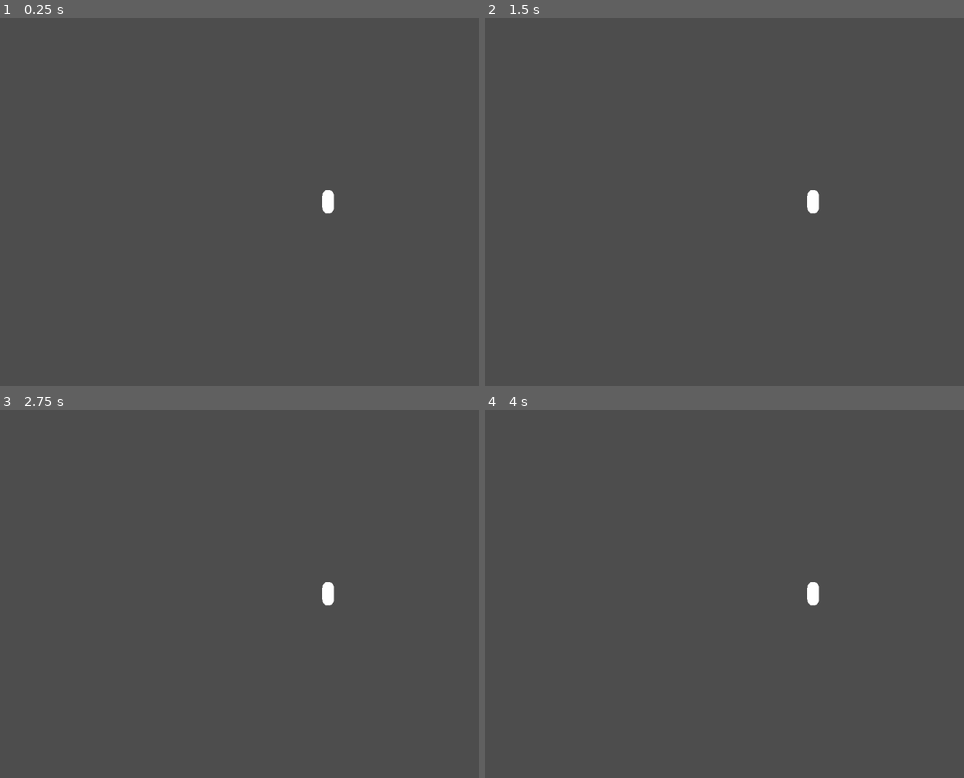
Above: before the commit, frames 1-4 (two rows, left to right).
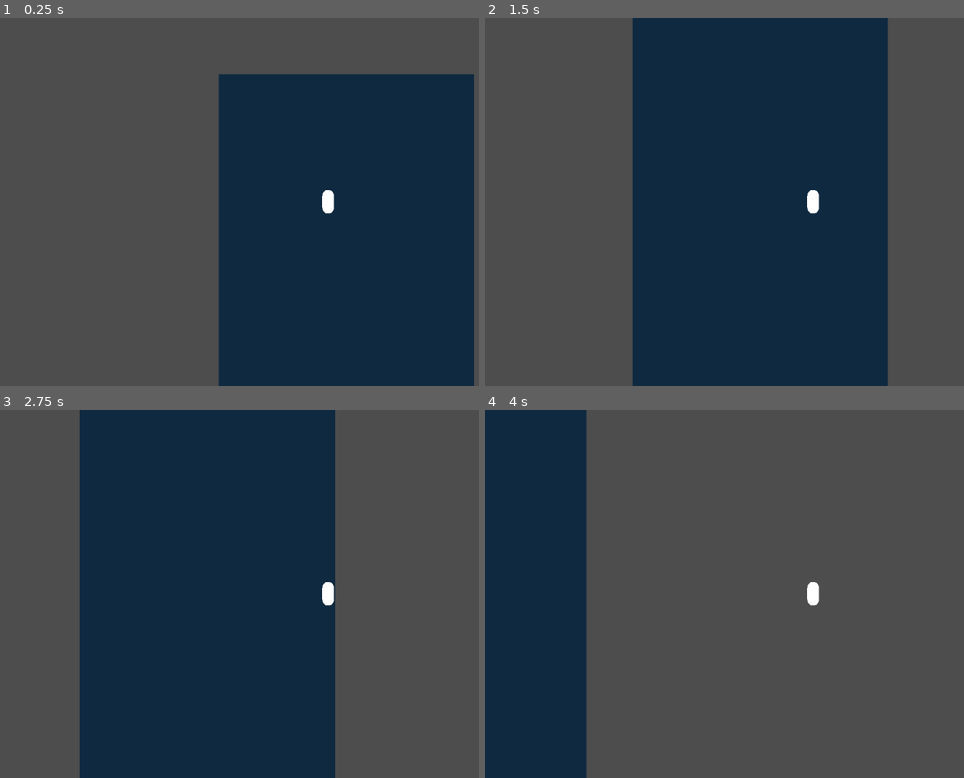
Above: after the commit, the same moments.

Repository: TrevorBuchanan/MyMarchingSquares
Game: Godot game, scene res://scenes/main.tscn
Same seed, same stepped clock (60 frames per second), same inputs: the game is played once before the commit and once after it.
Inputs:
- Up to frame 1 (0.25 s): no input
- Up to frame 2 (1.5 s): hold D (right) 0.53-1.28 s; tap Space (jump) at 0.77 s; hold A (left) from 1.28 s (still down)
- Up to frame 3 (2.75 s): tap Space (jump) at 1.52 s; release A (left) at 2.03 s; hold D (right) from 2.03 s (still down)
- Up to frame 4 (4 s): tap Space (jump) at 3.02, 3.77 s; release D (right) at 3.53 s; hold A (left) from 3.53 s (still down)

The runs differ from the first frame. In frame 1, 45% of the frame differs, in the area x 45-99%, y 15-100%; in frame 2, 53%; in frame 3, 53%, in the area x 16-70%, y 0-100%; in frame 4, 21%.
Error before the commit: Parse Error: Identifier "width" not declared in the current scope. (res://scripts/chunk.gd:13)

Commit message:
Half working chunks

Diff:
--- a/scenes/chunks_holder.tscn
+++ b/scenes/chunks_holder.tscn
@@ -4,3 +4,4 @@
 
 [node name="ChunksHolder" type="Node2D"]
 script = ExtResource("1_tqyqx")
+render_distance = 1
--- a/scenes/main.tscn
+++ b/scenes/main.tscn
@@ -8,6 +8,8 @@
 
 [node name="ChunksHolder" parent="." node_paths=PackedStringArray("viewer") instance=ExtResource("2_wkog7")]
 viewer = NodePath("../Player2D")
+chunk_size = 64
+render_distance = 3
 chunk_type = ExtResource("2_uyfdp")
 
 [node name="Player2D" parent="." instance=ExtResource("1_ns0dy")]
--- a/scenes/marching_squares.tscn
+++ b/scenes/marching_squares.tscn
@@ -17,7 +17,7 @@
 point_color2 = Color(0, 0.400342, 0.889128, 1)
 line_color = Color(0.980392, 0.921569, 0.843137, 0.278431)
 marching_square_color = Color(0.0166773, 0.0733041, 0.127261, 1)
-ground_threshold = 0.48
+ground_threshold = 0.72
 grid_size = 64
 source_position = Vector2(2.08165e-12, 2.08165e-12)
 noise = SubResource("NoiseTexture2D_dtf1j")
--- a/scripts/chunk.gd
+++ b/scripts/chunk.gd
@@ -6,11 +6,11 @@
 
 
 # Constructor
-func _init(source_pos : Vector2, chunk_scene : PackedScene):
+func _init(source_pos : Vector2, chunk_scene : PackedScene, size : int):
 	self.source_position = source_pos
 	self.chunk_object = chunk_scene.instantiate()
 	chunk_object.source_position = source_pos
-	chunk_object.width = width
+	chunk_object.width = size
 
 
 # Method to get the chunk content object
--- a/scripts/chunks_manager.gd
+++ b/scripts/chunks_manager.gd
@@ -25,22 +25,40 @@
 
 
 func load_surrounding_chunks() -> void:
+	load_chunk(current_chunk_pos)
 	# first load viwers chunks
-	load_chunk(current_chunk_pos)
-	for i in range(1, render_distance + 1):
-		for j in range(1, render_distance + 1):
-			load_chunk(Vector2(current_chunk_pos.x - (i * chunk_size),
-								current_chunk_pos.y - (j * chunk_size)))
-			load_chunk(Vector2(current_chunk_pos.x + (i * chunk_size),
-								current_chunk_pos.y + (j * chunk_size)))
+	var layer: int = 1
+	var edge_dist : int = 2
+	while layer <= render_distance:
+		var offset_chunk : Vector2 = Vector2(current_chunk_pos.x + (layer * chunk_size), current_chunk_pos.y + (layer * chunk_size))
+		load_chunk(offset_chunk)
+		for i in range(edge_dist):
+			offset_chunk.y -= chunk_size
+			load_chunk(offset_chunk)
+
+		for i in range(edge_dist):
+			offset_chunk.x -= chunk_size
+			load_chunk(offset_chunk)
+
+		for i in range(edge_dist):
+			offset_chunk.y += chunk_size
+			load_chunk(offset_chunk)
+
+		for i in range(edge_dist - 1):
+			offset_chunk.x += chunk_size
+			load_chunk(offset_chunk)
+
+		edge_dist += 2
+		layer += 1
 
 
 func load_chunk(source_pos : Vector2) -> void:
 	# Check if chunk data has been saved in cache
 	if cached_chunks.has(source_pos):
 		# if so then reload it
-		cached_chunks[source_pos].load_content()
-		add_child(cached_chunks[source_pos].get_chunk_object())
+		#cached_chunks[source_pos].load_content()
+		#add_child(cached_chunks[source_pos].get_chunk_object())
+		pass
 	# otherwise go to load new chunk
 	else:
 		load_new_chuck(source_pos)
@@ -48,7 +66,8 @@
 
 func load_new_chuck(source_pos : Vector2) -> void:
 	# Load new chunk and save chunk
-	cached_chunks[source_pos] = Chunk.new(source_pos, chunk_type)
+	print(source_pos)
+	cached_chunks[source_pos] = Chunk.new(source_pos, chunk_type, chunk_size)
 	add_child(cached_chunks[source_pos].get_chunk_object())
 
 
--- a/scripts/marching_squares.gd
+++ b/scripts/marching_squares.gd
@@ -29,6 +29,13 @@
 
 # Called when the node enters the scene tree for the first time.
 func _ready():
+	#print("Class variables and their values:")
+	#var property_list = get_property_list()
+	#for property in property_list:
+		#var name = property.name
+		#var value = get(name)
+		#print(name, ":", value)
+
 	position = source_position
 	var mesh = make_marching_squares_mesh()
 	mesh_instance.mesh = mesh
